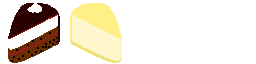
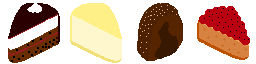
Two versions of the same layered image (256×64). Layer-by-layer changes:
painted on "Hintergrund" over 137, 3, 250, 61
